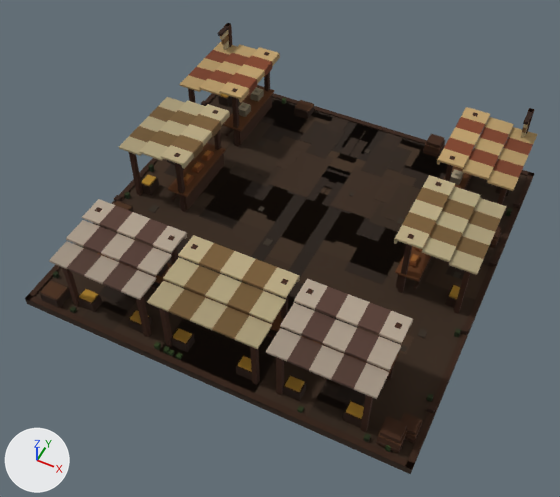
Before and after pictures for a commit that changed the glTF model client/assets/game_assets/buildings/village/Market.glb.
Both versions are drawn from a 50 mm lens placed at (6.99, -15.28, 18.07), pointed at (-0.04, -1.2, 0.48). The lights are fixed; the arrows at lower left show +X, +Y and +Z. The first picture is the older version. Vertices at exactly the same position are counted once.

The older version as bpy lines, for what is in view:
```python
me_market = bpy.data.meshes.new('Market')
me_market.from_pydata(...)  # 3132 vertices, 5316 faces; spans x -6.0..6.0, y -6.0..6.0, z -0.16..3.02
me_market.materials.append(mat_marketwood)
ob_market = bpy.data.objects.new('Market', me_market)
ob_market.location = (0.0, 0.0, 0.0)
```
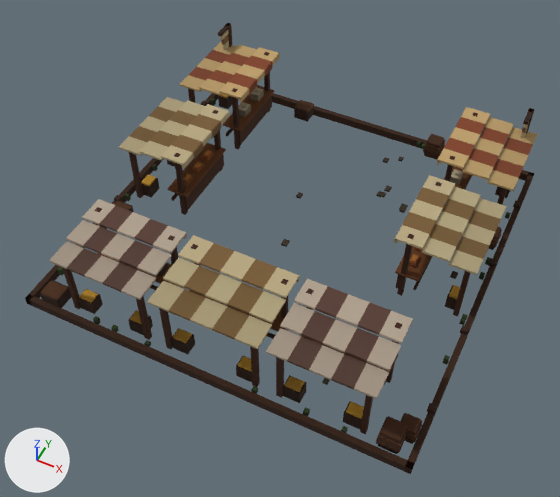
The change, as a list of edits to the scene's bpy script:
```text
Change me_market:
    used by ob_market; location = (0.0, 0.0, 0.0)
    remove me_market.from_pydata(...)  # 3132 vertices, 5316 faces; spans x -6.0..6.0, y -6.0..6.0, z -0.16..3.02
    add me_market.from_pydata(...)  # 2388 vertices, 4200 faces; spans x -6.0..6.0, y -6.0..6.0, z -0.16..3.02
    me_market part 1: a new loose piece, a box spanning x -0.29..-0.102, y -0.639..-0.403, z -0.04..0.023, in mat_marketwood
    me_market part 2: a new loose piece, a box spanning x 4.868..5.047, y 0.473..0.696, z -0.04..0.032, in mat_marketwood
    me_market part 3: the loose piece of 8 vertices spanning x 5.66..5.79, y -1.64..-1.51, z 0.06..0.28 is moved by (0.0, -0.94, -0.08)
    me_market part 4: the loose piece of 8 vertices spanning x -5.78..-5.65, y 0.3..0.43, z 0.06..0.3 is moved by (0.0, -1.46, -0.1)
    me_market part 5: 125 loose pieces with 1000 vertices, spanning x -5.78..5.79, y -6.0..6.0, z 0.05..0.28, are deleted
    me_market part 6: 196 vertices moved from x -5.68..5.76, y -5.84..5.84, z 0.0 to x -5.68..5.76, y -5.84..5.84, z -0.06..-0.04; 32 vertices removed from x -6.0..6.0, y -6.0..6.0, z -0.16..0.07; 80 vertices added at x -5.78..5.79, y -5.78..3.78, z -0.03..0.2
    other edits to the shape of me_market do not show in these pictures
```

Location of each change, (x1, y1, x2, y2) in pixels of the pictures (560 x 497 px; the box of a moved part takes in the faces that stretch with it):
part 1 of me_market, added: after (281, 239, 290, 247)
part 2 of me_market, added: after (450, 271, 458, 279)
part 3 of me_market, moved or reshaped: before (454, 328, 461, 338); after (443, 355, 450, 365)
part 4 of me_market, moved or reshaped: before (148, 164, 154, 172); after (124, 193, 131, 201)
part 5 of me_market, deleted: before (53, 98, 512, 452)
part 6 of me_market, moved or reshaped: before (25, 53, 533, 474); after (40, 53, 511, 454)
